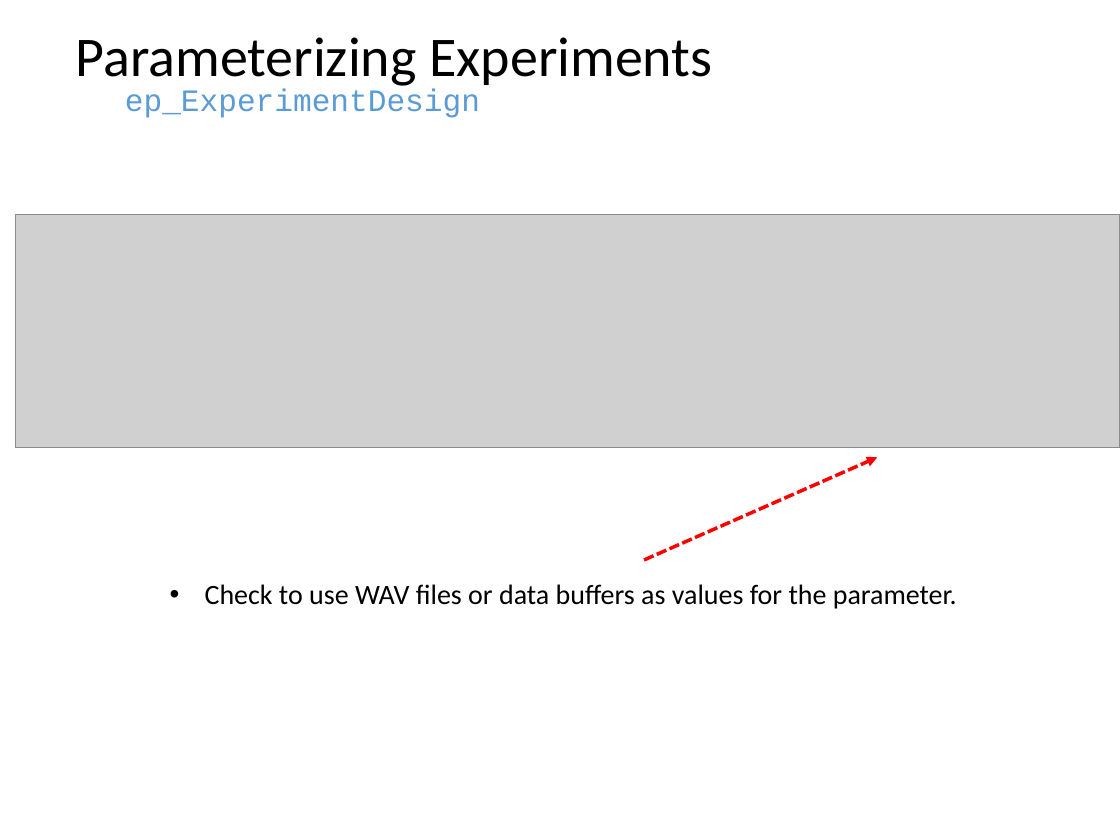
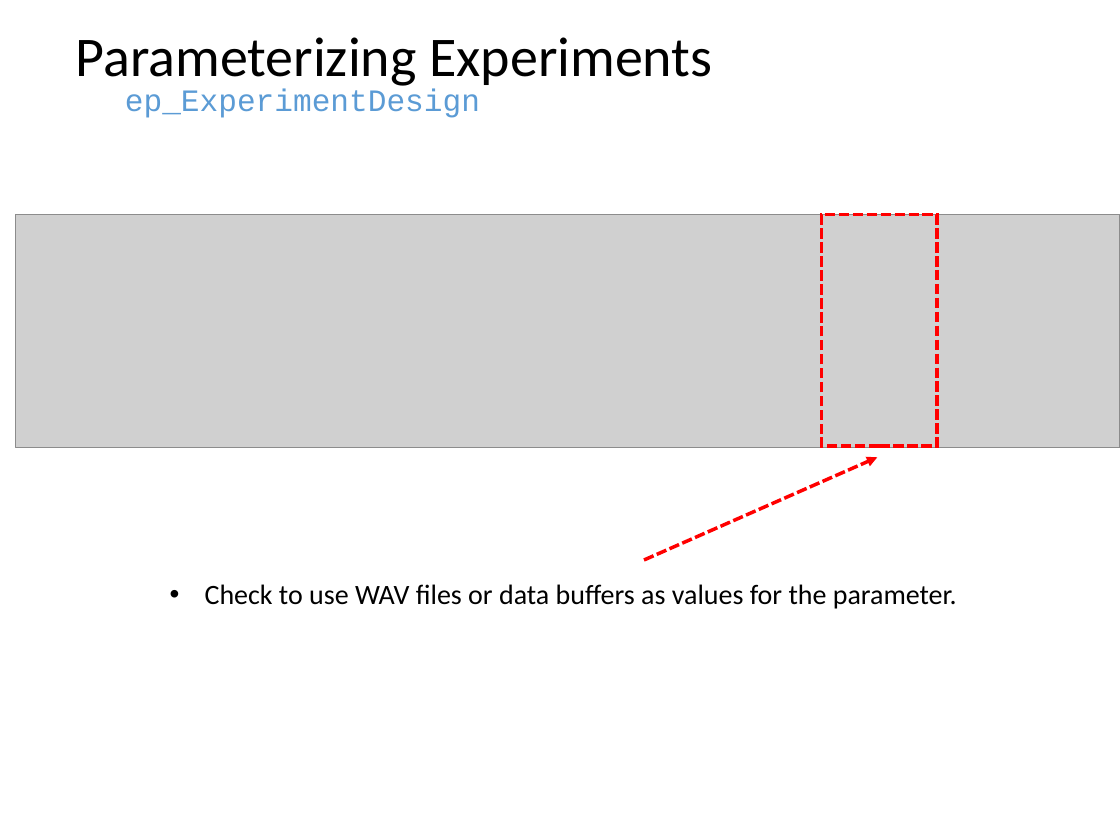
Before and after one commit to dstolz/epsych, a slide deck: slide 23 of trunk/Intro_to_ElectroPsych_Toolbox.pptx (slide 17 before the commit). Drawn at 1120x840 pixels with LibreOffice and Linux fonts; fonts in the diff are those of the drawing; grey boxes stand for pictures. Boxes give left, top, right and bottom in pixels: in the first picture for what was removed or moved away, otherwise in the second. Text is boxed around its words. In the diff, an @@ line names an element or a change of style, - is before the commit and + after.

```diff
--- a/trunk/Intro_to_ElectroPsych_Toolbox.pptx
+++ b/trunk/Intro_to_ElectroPsych_Toolbox.pptx
@@ rectangle added at bbox=[821, 215, 936, 446], outline #FF0000 2.25 pt dashed @@
```
Also in this commit, not shown: 9 other slides changed, 2 slides added, 1 other file.
